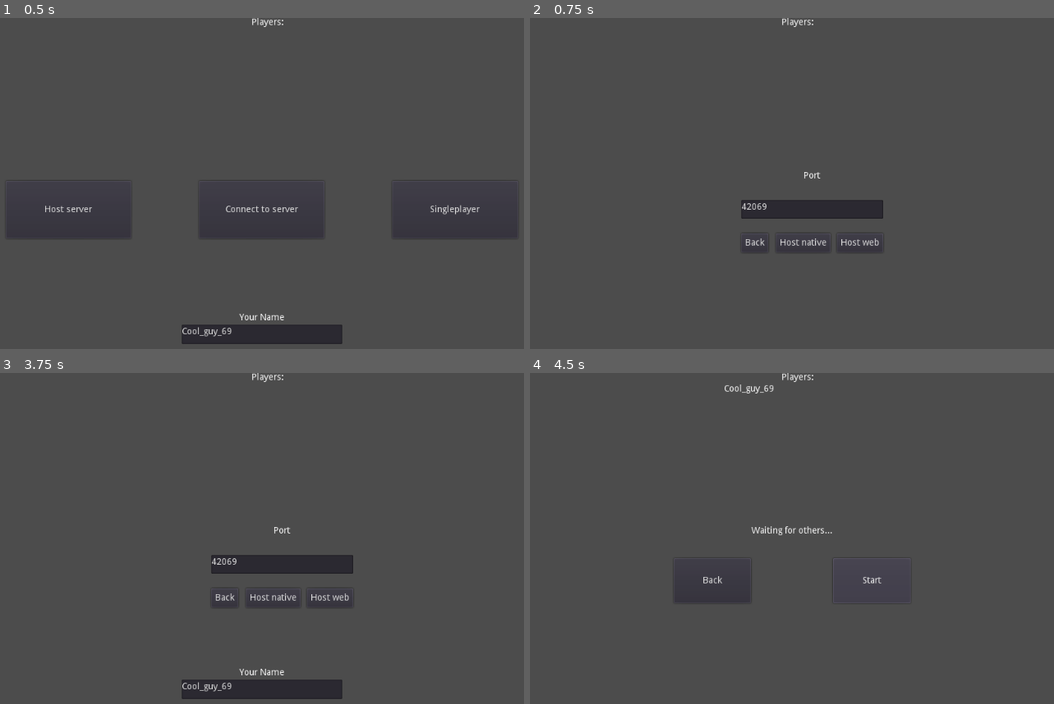
Above: before the commit, frames 1-4 (two rows, left to right).
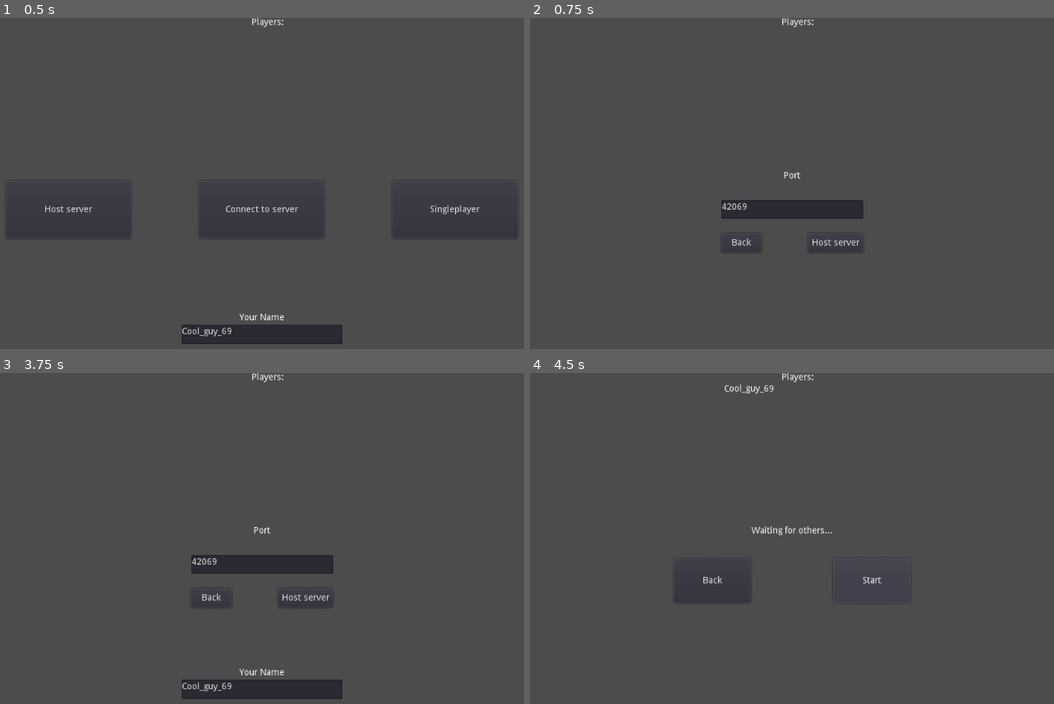
Above: after the commit, the same moments.

Repository: ToxicGLaDOS/cavetown
Game: Godot game, scene res://server_selection.tscn
The game is run twice, just before and just after one commit, with the same random seed, the same clock (stepped at 60 frames per second) and the same inputs.
Inputs:
- Up to frame 1 (0.5 s): no input
- Up to frame 2 (0.75 s): click "Host server" at 0.5 s
- Up to frame 3 (3.75 s): click "Host native" (after the commit: "Host server") at 1.25 s; click "Start" at 2 s; click "Start" at 2.75 s; click "Back" at 3.5 s
- Up to frame 4 (4.5 s): click "Host web" (after the commit: "Host server") at 4.25 s

Frame 1 is identical in both runs. In frame 2, 0.8% of the frame differs, in the area x 36-68%, y 46-71%; in frame 3, 0.8%; in frame 4, nothing differs.

Commit message:
Support crossplay between web and native clients
Thanks to @ChandlerSwift for the idea.

Diff:
--- a/hosting_gui.gd
+++ b/hosting_gui.gd
@@ -1,13 +1,11 @@
 extends Control
 
-signal host_native_server
-signal host_web_server
+signal host_server
 signal stop_hosting
 signal close_scene
 signal start_game
 
-export(NodePath) var host_native_button_path
-export(NodePath) var host_web_button_path
+export(NodePath) var host_button_path
 export(NodePath) var port_input_path
 export(NodePath) var close_button_path
 export(NodePath) var back_button_path
@@ -15,8 +13,7 @@
 export(NodePath) var lobby_path
 export(NodePath) var hosting_options_path
 
-var host_native_button: Button
-var host_web_button: Button
+var host_button: Button
 var close_button: Button
 var back_button: Button
 var start_button: Button
@@ -25,8 +22,7 @@
 var hosting_options: Control
 
 func _ready():
-    host_native_button = get_node(host_native_button_path)
-    host_web_button = get_node(host_web_button_path)
+    host_button = get_node(host_button_path)
     back_button = get_node(back_button_path)
     start_button = get_node(start_button_path)
     close_button = get_node(close_button_path)
@@ -34,8 +30,7 @@
     lobby = get_node(lobby_path)
     hosting_options = get_node(hosting_options_path)
 
-    host_native_button.connect("pressed", self, "emit_signal", ["host_native_server"])
-    host_web_button.connect("pressed", self, "emit_signal", ["host_web_server"])
+    host_button.connect("pressed", self, "emit_signal", ["host_server"])
     back_button.connect("pressed", self, "emit_signal", ["stop_hosting"])
     close_button.connect("pressed", self, "emit_signal", ["close_scene"])
     start_button.connect("pressed", self, "emit_signal", ["start_game"])
--- a/hosting_gui.tscn
+++ b/hosting_gui.tscn
@@ -13,8 +13,7 @@
 __meta__ = {
 "_edit_use_anchors_": false
 }
-host_native_button_path = NodePath("HostingOptions/ButtonsHBox/NativeButton")
-host_web_button_path = NodePath("HostingOptions/ButtonsHBox/WebButton")
+host_button_path = NodePath("HostingOptions/ButtonsHBox/HostButton")
 port_input_path = NodePath("HostingOptions/PortInput")
 close_button_path = NodePath("HostingOptions/ButtonsHBox/BackButton")
 back_button_path = NodePath("Lobby/ButtonsHBox/BackButton")
@@ -88,9 +87,9 @@
 anchor_top = 0.5
 anchor_right = 0.5
 anchor_bottom = 0.5
-margin_left = -79.5
+margin_left = -110.5
 margin_top = -67.0
-margin_right = 141.5
+margin_right = 110.5
 margin_bottom = 67.0
 __meta__ = {
 "_edit_use_anchors_": false
@@ -132,38 +131,23 @@
 size_flags_vertical = 3
 
 [node name="BackButton" type="Button" parent="HostingOptions/ButtonsHBox"]
-margin_right = 42.0
+margin_right = 63.0
 margin_bottom = 30.0
 size_flags_horizontal = 3
 text = "Back"
 
 [node name="MarginContainer2" type="MarginContainer" parent="HostingOptions/ButtonsHBox"]
-margin_left = 46.0
-margin_right = 50.0
+margin_left = 67.0
+margin_right = 131.0
 margin_bottom = 30.0
 size_flags_horizontal = 3
 
-[node name="NativeButton" type="Button" parent="HostingOptions/ButtonsHBox"]
-margin_left = 54.0
-margin_right = 139.0
-margin_bottom = 30.0
-size_flags_horizontal = 3
-text = "Host native"
-
-[node name="MarginContainer" type="MarginContainer" parent="HostingOptions/ButtonsHBox"]
-margin_left = 143.0
-margin_right = 145.0
-margin_bottom = 30.0
-size_flags_horizontal = 3
-size_flags_stretch_ratio = 0.5
-
-[node name="WebButton" type="Button" parent="HostingOptions/ButtonsHBox"]
-margin_left = 149.0
+[node name="HostButton" type="Button" parent="HostingOptions/ButtonsHBox"]
+margin_left = 135.0
 margin_right = 221.0
 margin_bottom = 30.0
 size_flags_horizontal = 3
-text = "Host web"
+text = "Host server"
 
 [connection signal="pressed" from="Lobby/ButtonsHBox/BackButton" to="." method="show_hosting_options"]
-[connection signal="pressed" from="HostingOptions/ButtonsHBox/NativeButton" to="." method="show_hosting"]
-[connection signal="pressed" from="HostingOptions/ButtonsHBox/WebButton" to="." method="show_hosting"]
+[connection signal="pressed" from="HostingOptions/ButtonsHBox/HostButton" to="." method="show_hosting"]
--- a/networking_manager.gd
+++ b/networking_manager.gd
@@ -32,27 +32,25 @@
     player_info.clear()
     get_tree().network_peer = null
 
-func host_server(port: int, isNativeServer: bool):
-    var peer: NetworkedMultiplayerPeer
-    if isNativeServer:
-        peer = NetworkedMultiplayerENet.new()
-        peer.create_server(port, MAX_PLAYERS)
-    else:
-        peer = WebSocketServer.new()
-        peer.listen(port, PoolStringArray(), true)
+func host_server(port: int):
+    var peer = WebSocketServer.new()
+    peer.listen(port, PoolStringArray(), true)
     get_tree().set_network_peer(peer)
 
 func connect_to_server(ip_address: String, port: int):
-    var peer: NetworkedMultiplayerPeer
-    if OS.get_name() == "HTML5":
-        var url = "ws://" + ip_address + ":" + port as String
-        peer = WebSocketClient.new()
-        peer.connect_to_url(url, PoolStringArray(), true)
-    else:
-        peer = NetworkedMultiplayerENet.new()
-        peer.create_client(ip_address, port)
+    # We only use websockets so that native clients
+    # and web clients can play together
+    var url = "ws://" + ip_address + ":" + port as String
+    var peer = WebSocketClient.new()
+    peer.connect_to_url(url, PoolStringArray(), true)
+    peer.connect("server_close_request", self, "_server_close_request")
 
     get_tree().network_peer = peer
+
+# Called when a WebSocketClient is requested to disconnect
+# We just forward it to the normal _server_disconnected logic
+func _server_close_request(code: int, reason: String):
+    _server_disconnected()
 
 # Called on both clients and server when a peer connects. Send my info to it.
 func _player_connected(id):
--- a/server_selection_ui.tscn
+++ b/server_selection_ui.tscn
@@ -137,7 +137,6 @@
 [connection signal="connect_to_server" from="ReferenceRect/ConnectGui" to="." method="connect_to_server"]
 [connection signal="disconnect_from_server" from="ReferenceRect/ConnectGui" to="." method="disconnect_from_network"]
 [connection signal="close_scene" from="ReferenceRect/HostingGui" to="." method="return_to_main_scene"]
-[connection signal="host_native_server" from="ReferenceRect/HostingGui" to="." method="_host_server" binds= [ true ]]
-[connection signal="host_web_server" from="ReferenceRect/HostingGui" to="." method="_host_server" binds= [ false ]]
+[connection signal="host_server" from="ReferenceRect/HostingGui" to="." method="_host_server"]
 [connection signal="start_game" from="ReferenceRect/HostingGui" to="." method="start_game"]
 [connection signal="stop_hosting" from="ReferenceRect/HostingGui" to="." method="disconnect_from_network"]
--- a/server_ui_manager.gd
+++ b/server_ui_manager.gd
@@ -9,7 +9,6 @@
 export(NodePath) var name_input_root_path
 export(NodePath) var network_manager_path
 export(NodePath) var players_list_path
-export(NodePath) var return_to_server_selection_path
 
 var host_or_connect_root: Control
 var connect_gui_root: Control
@@ -52,15 +51,12 @@
     connect_gui_root.show_return_to_server_selection_scene(text)
     clear_peers_list()
 
-# Properly, isNativeServer should probably be an enum,
-# but there _is_ only two options, and passing enum
-# values to a signal doesn't seem to be possible
-func _host_server(isNativeServer: bool):
+func _host_server():
     show_no_scenes()
     show_hosting_options_scene()
     add_player_to_list(get_name())
     network_manager.set_player_name(get_name())
-    network_manager.host_server(host_info_root.get_port(), isNativeServer)
+    network_manager.host_server(host_info_root.get_port())
 
 func _on_host_button_pressed():
     show_no_scenes()
